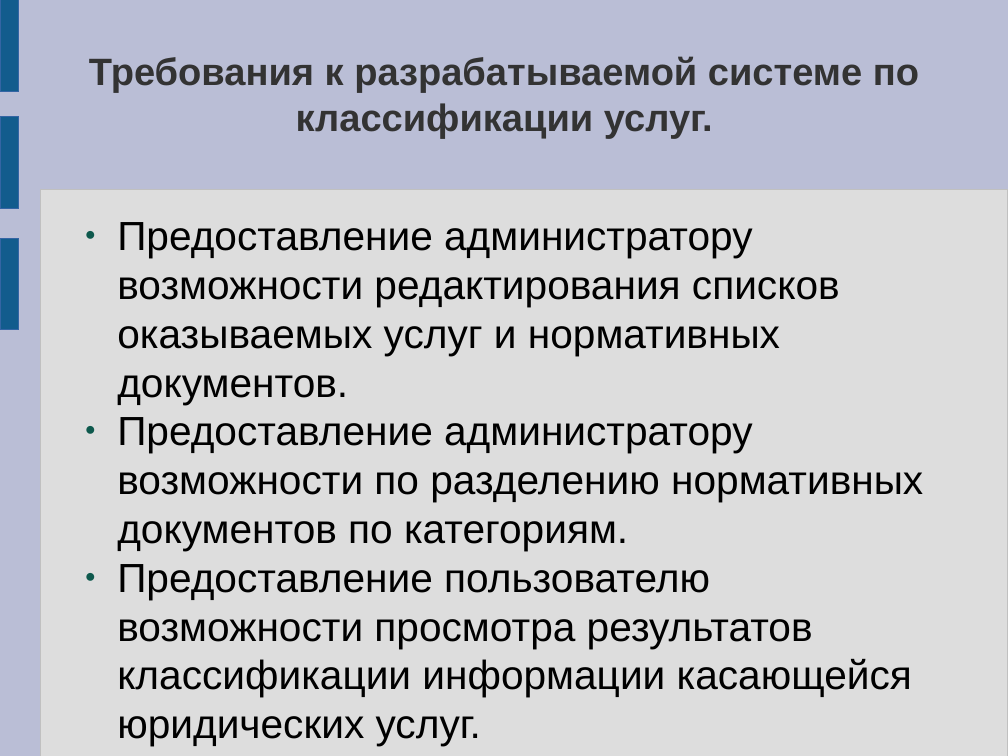
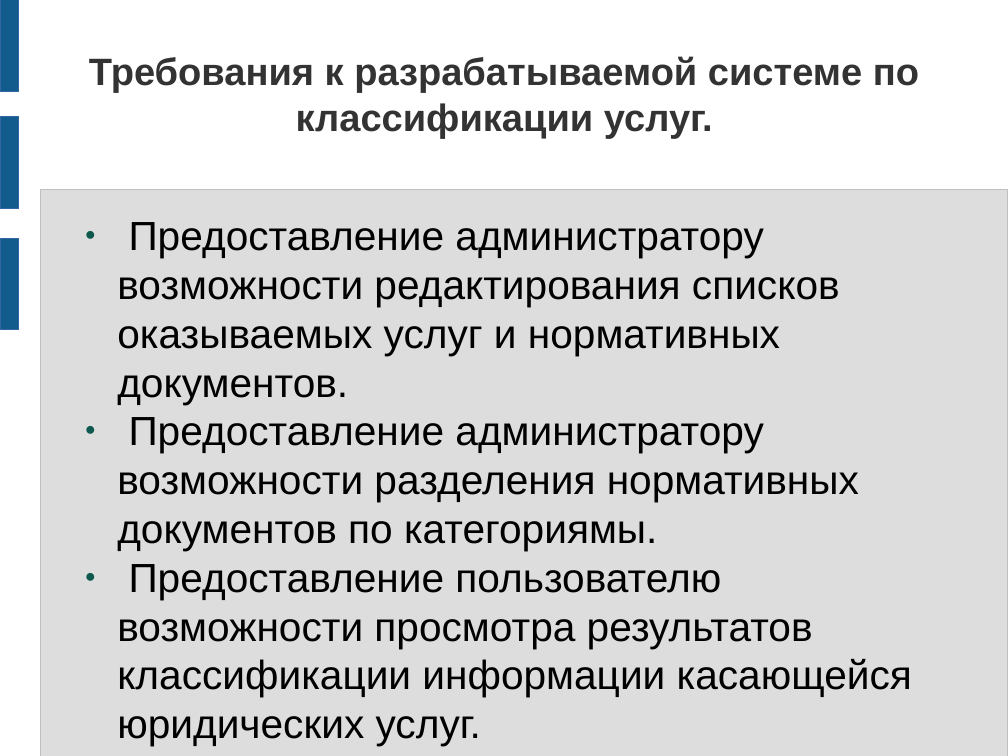
Before and after one commit to sidorovis/restudy, a slide deck: slide 5 of Diploma/SidarauIS_real_src/doc/presentation.odp (slide 3 before the commit). Drawn at 1008x756 pixels with LibreOffice and Linux fonts; fonts in the diff are those of the drawing. Boxes give left, top, right and bottom in pixels: in the first picture for what was removed or moved away, otherwise in the second. Text is boxed around its words. In the diff, an @@ line names an element or a change of style, - is before the commit and + after.

```diff
--- a/Diploma/SidarauIS_real_src/doc/presentation.odp
+++ b/Diploma/SidarauIS_real_src/doc/presentation.odp
@@ background #BABED6 to #FFFFFF @@
@@ text at (117,417,859,551): text changed @@
-● Предоставление администратору возможности по разделению нормативных документов по категориям.
+● Предоставление администратору возможности разделения нормативных документов по категориямы.
```
Also in this commit, not shown: 5 other slides changed, 9 slides added, 7 other files.
